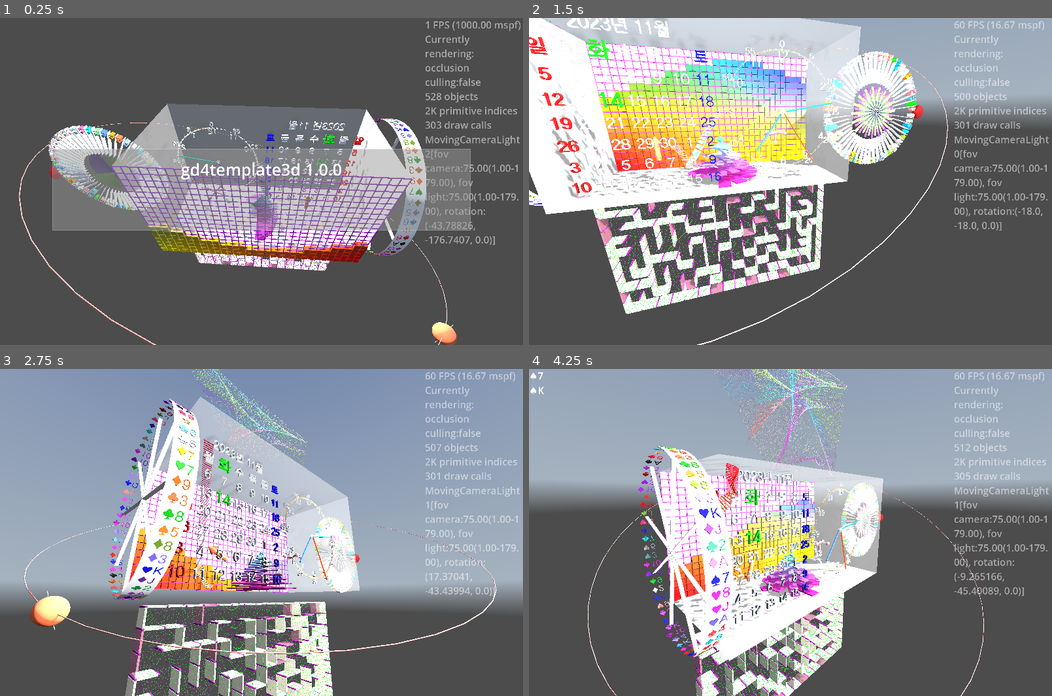
Above: before the commit, frames 1-4 (two rows, left to right).
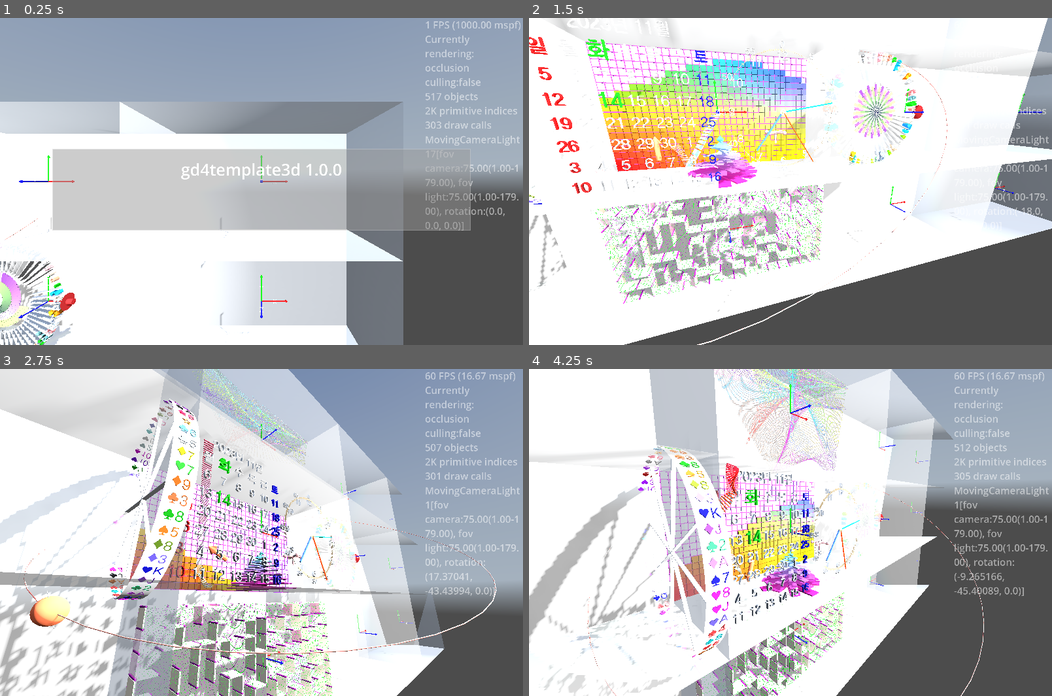
Above: after the commit, the same moments.

Repository: kasworld/gd4template3d
Game: Godot game, scene res://main.tscn
Two runs of this game, one before a commit and one after it. Both use one fixed random seed, a clock stepped at 60 frames per second and the inputs below. A sky picture missing from this copy of the repository is replaced by a grey-blue gradient.
Inputs (mouse positions are in pixels of both pictures, inside the frame that each line leads up to):
- Up to frame 1 (0.25 s): no input
- Up to frame 2 (1.5 s): tap Enter at 0.5 s; move the mouse to (905, 165) at 0.52 s; hold Right 0.53-1.28 s; tap Q at 0.6 s; click (905, 165) at 0.67 s; move the mouse to (685, 197) at 1.27 s; hold Down from 1.28 s (still down); tap E at 1.35 s
- Up to frame 3 (2.75 s): move the mouse to (313, 460) at 2.02 s; release Down at 2.03 s; hold Right from 2.03 s (still down); tap Enter at 2.1 s
- Up to frame 4 (4.25 s): move the mouse to (764, 597) at 2.77 s; release Right at 2.78 s; hold Up 2.78-3.53 s; tap Q at 2.85 s; click (764, 597) at 2.92 s; move the mouse to (947, 581) at 3.52 s; hold Left from 3.53 s (still down); tap E at 3.6 s

The runs differ from the first frame. In frame 1, 84% of the frame differs, in the area x 0-100%, y 0-100%; in frame 2, 50%; in frame 3, 55%; in frame 4, 54%.

Commit message:
add GlassCabinet, update AxisArrow3D , fix MovingCameraLight set_center_pos_far

Diff:
--- a/axis_arrow3d/axis_arrow_3d.gd
+++ b/axis_arrow3d/axis_arrow_3d.gd
@@ -1,31 +1,22 @@
 extends Node3D
 class_name AxisArrow3D
 
-var arrow_list :Array
 var colors := [Color.RED, Color.GREEN, Color.BLUE]
-var label_list :Array
 var label_text := ["X", "Y", "Z"]
-func _ready() -> void:
+func set_colors(colist :Array = colors) -> AxisArrow3D:
 	for i in 3:
-		var ar :Arrow3D = preload("res://arrow3d/arrow_3d.tscn").instantiate()
-		ar.set_color(colors[i])
-		arrow_list.append(ar)
-		add_child(ar)
+		$Arrows.get_child(i).set_color(colist[i])
+	return self
 
-		var lb := Label3D.new()
-		lb.text = label_text[i]
-		lb.billboard = BaseMaterial3D.BILLBOARD_ENABLED
-		label_list.append(lb)
-		add_child(lb)
-
-	arrow_list[0].rotation.z = -PI/2
-	#arrow_list[1].rotation.y = PI/2
-	arrow_list[2].rotation.x = PI/2
+func set_labels(text_list :Array = label_text) -> AxisArrow3D:
+	for i in 3:
+		$Labels.get_child(i).text = text_list[i]
+	return self
 
 func set_size(l :float) -> AxisArrow3D:
 	for i in 3:
-		arrow_list[i].set_size(l, l/50, l/20, 0.9)
-		arrow_list[i].position[i] = l/2
-		label_list[i].position[i] = l/2
-		label_list[i].font_size = l * 50
+		$Arrows.get_child(i).set_size(l, l/50, l/20, 0.9)
+		$Arrows.get_child(i).position[i] = l/2
+		$Labels.get_child(i).position[i] = l/2
+		$Labels.get_child(i).font_size = l * 50
 	return self
--- a/axis_arrow3d/axis_arrow_3d.tscn
+++ b/axis_arrow3d/axis_arrow_3d.tscn
@@ -1,6 +1,31 @@
-[gd_scene load_steps=2 format=3 uid="uid://dl14flc0fkeyt"]
+[gd_scene load_steps=3 format=3 uid="uid://dl14flc0fkeyt"]
 
 [ext_resource type="Script" uid="uid://ddkt5j34od0lk" path="res://axis_arrow3d/axis_arrow_3d.gd" id="1_yfllo"]
+[ext_resource type="PackedScene" uid="uid://c8npqlgeyy3xa" path="res://arrow3d/arrow_3d.tscn" id="2_yfllo"]
 
 [node name="AxisArrow3D" type="Node3D"]
 script = ExtResource("1_yfllo")
+
+[node name="Arrows" type="Node3D" parent="."]
+
+[node name="ArrowX" parent="Arrows" instance=ExtResource("2_yfllo")]
+transform = Transform3D(-4.371139e-08, 1, 0, -1, -4.371139e-08, 0, 0, 0, 1, 0, 0, 0)
+
+[node name="ArrowY" parent="Arrows" instance=ExtResource("2_yfllo")]
+
+[node name="ArrowZ" parent="Arrows" instance=ExtResource("2_yfllo")]
+transform = Transform3D(1, 0, 0, 0, -4.371139e-08, -1, 0, 1, -4.371139e-08, 0, 0, 0)
+
+[node name="Labels" type="Node3D" parent="."]
+
+[node name="LabelX" type="Label3D" parent="Labels"]
+billboard = 1
+text = "X"
+
+[node name="LabelY" type="Label3D" parent="Labels"]
+billboard = 1
+text = "Y"
+
+[node name="LabelZ" type="Label3D" parent="Labels"]
+billboard = 1
+text = "Z"
--- /dev/null
+++ b/glass_cabinet/glass_cabinet.gd
@@ -0,0 +1,12 @@
+extends Node3D
+class_name GlassCabinet
+
+func init(box_size :Vector3) -> GlassCabinet:
+	$WallBox.mesh.size = box_size
+	$FixedCameraLight.set_center_pos_far(Vector3.ZERO, 	Vector3(0, 0, box_size.z*2), box_size.length()*2)
+	$AxisArrow3D.set_size(box_size.length()/10).set_colors()
+	return self
+
+func set_box_color(co :Color) -> GlassCabinet:
+	$WallBox.mesh.material.albedo_color = co
+	return self
--- /dev/null
+++ b/glass_cabinet/glass_cabinet.tscn
@@ -0,0 +1,25 @@
+[gd_scene load_steps=6 format=3 uid="uid://clnf86bglf40d"]
+
+[ext_resource type="Script" uid="uid://dgtp6vsyrysk1" path="res://glass_cabinet/glass_cabinet.gd" id="1_2v0m0"]
+[ext_resource type="PackedScene" uid="uid://ces3a6yv0c5fi" path="res://moving_carmera_light/moving_camera_light.tscn" id="2_71gvw"]
+[ext_resource type="PackedScene" uid="uid://dl14flc0fkeyt" path="res://axis_arrow3d/axis_arrow_3d.tscn" id="3_nkhty"]
+
+[sub_resource type="StandardMaterial3D" id="StandardMaterial3D_ig7tw"]
+resource_local_to_scene = true
+transparency = 1
+albedo_color = Color(1, 1, 1, 0.5019608)
+
+[sub_resource type="BoxMesh" id="BoxMesh_nkhty"]
+resource_local_to_scene = true
+material = SubResource("StandardMaterial3D_ig7tw")
+flip_faces = true
+
+[node name="GlassCabinet" type="Node3D"]
+script = ExtResource("1_2v0m0")
+
+[node name="WallBox" type="MeshInstance3D" parent="."]
+mesh = SubResource("BoxMesh_nkhty")
+
+[node name="FixedCameraLight" parent="." instance=ExtResource("2_71gvw")]
+
+[node name="AxisArrow3D" parent="." instance=ExtResource("3_nkhty")]
--- a/main.gd
+++ b/main.gd
@@ -69,7 +69,7 @@
 	$FixedCameraLight.set_center_pos_far(Vector3.ZERO, 	Vector3(0, 0, WorldSize.z*2), WorldSize.length()*2)
 	$MovingCameraLightHober.set_center_pos_far( Vector3.ZERO, Vector3(0, 0, WorldSize.z), WorldSize.length()*2)
 	$MovingCameraLightAround.set_center_pos_far( Vector3.ZERO, Vector3(0, 0, WorldSize.z), WorldSize.length()*2)
-	$AxisArrow3D.set_size(10)
+	$AxisArrow3D.set_size(10).set_colors()
 
 	wallbox_demo(Vector3.ZERO)
 	bartree_demo(Vector3(0, -WorldSize.y/2, 0 ))
@@ -85,6 +85,14 @@
 	maze3d_demo( Vector3(0, -WorldSize.y ,0) )
 	reel_demo(Vector3( -WorldSize.x/2*1.1 , 0, 0))
 	wheel_demo(Vector3( WorldSize.x/2+WorldSize.y/2 , 0,0))
+
+	for x in range(-2,3):
+		for y in range(-1,2):
+			var gc :GlassCabinet = preload("res://glass_cabinet/glass_cabinet.tscn").instantiate(
+				).init(WorldSize)
+			add_child(gc)
+			gc.position = Vector3(WorldSize.x*x , WorldSize.y*y, 0)
+
 
 	main_animation.animation_ended.connect(main_animation_ended)
 	start_all_animation()
--- a/moving_carmera_light/moving_camera_light.gd
+++ b/moving_carmera_light/moving_camera_light.gd
@@ -89,7 +89,8 @@
 
 func set_center_pos_far(center :Vector3, pos :Vector3, far :float) -> void:
 	position = pos
-	look_at(center)
+	#look_at(center)
+	look_at_from_position(position, center)
 	$Camera3D.far = far
 	$SpotLight3D.spot_range = far
 
Not shown, added: glass_cabinet/glass_cabinet.gd.uid
